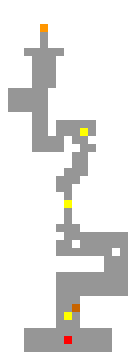
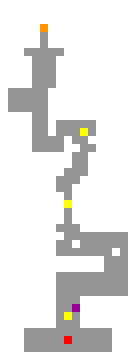
Comparing the layer stacks of the two (136, 360) images. Changes:
painted on "Level" over [72, 304, 80, 312]
